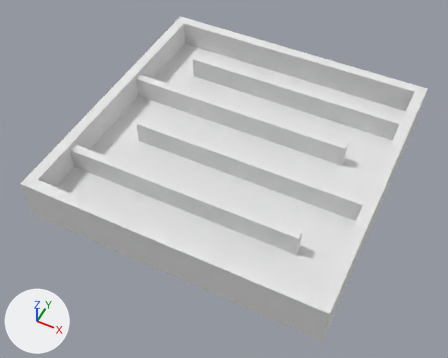
A saved change to the OBJ model Assets/Meshes/Boards/Board4Walls.obj.
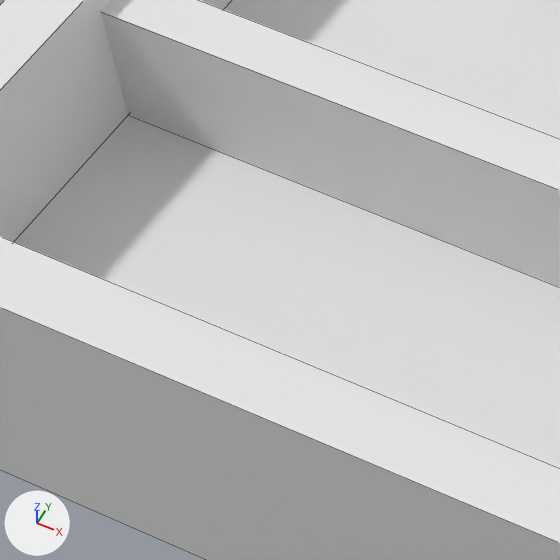
Each version appears first whole from a camera (50 mm lens) standing at (1.854, -4.035, 4.502) and looking at (-0.029, -0.27, -0.205), and next in a close-up on the part from 12% to 32% of the width and 41% to 67% of the height. Every picture has the same lights, and +X, +Y and +Z are marked at lower left. The close-ups show mesh edges as thin lines. Where no turn or scale is listed for an object, it has been applied to the vertices.

Names of what the first close-up shows: 'Cube.004_Cube.010'.
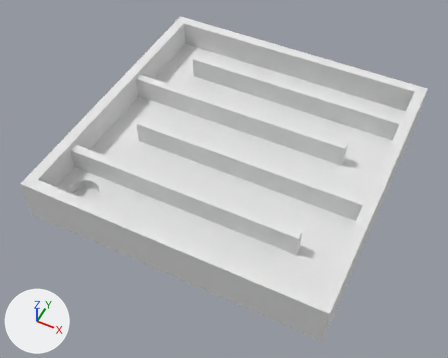
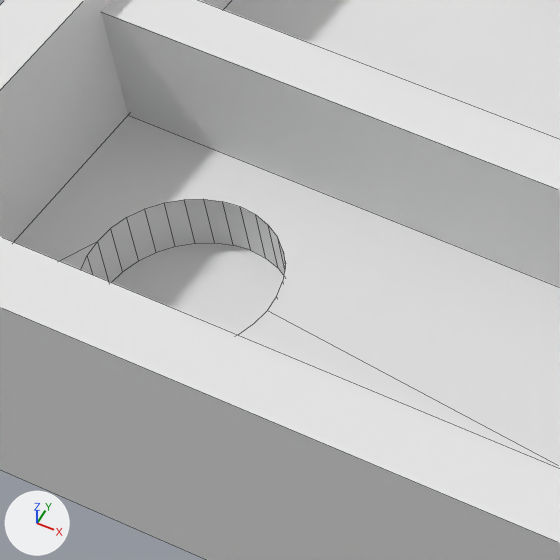
What changed in the scene script:
```text
Change me_cube_004_cube_010:
    used by ob_cube_004_cube_010; location = (0.0, 0.0, 0.0)
    remove me_cube_004_cube_010.from_pydata(...)  # 48 vertices, 38 faces; spans x -1.5..1.5, y -1.5..1.5, z -0.23..0.23
    add me_cube_004_cube_010.from_pydata(...)  # 112 vertices, 72 faces; spans x -1.5..1.5, y -1.5..1.5, z -0.23..0.23
    me_cube_004_cube_010 part 1
    1 face is deleted
    32 vertices are added at x -1.27..-0.95, y -1.31..-0.99, z -0.17
    32 new vertices lie (0.0, 0.0, 0.11) away from vertices in x -1.27..-0.95, y -1.31..-0.99, z -0.17
    35 new faces join them
```

What differs and where, as boxes (x1, y1, x2, y2) in the close-ups (560 x 560 px):
part 1 of me_cube_004_cube_010, built on: (14, 0, 560, 468) in both
